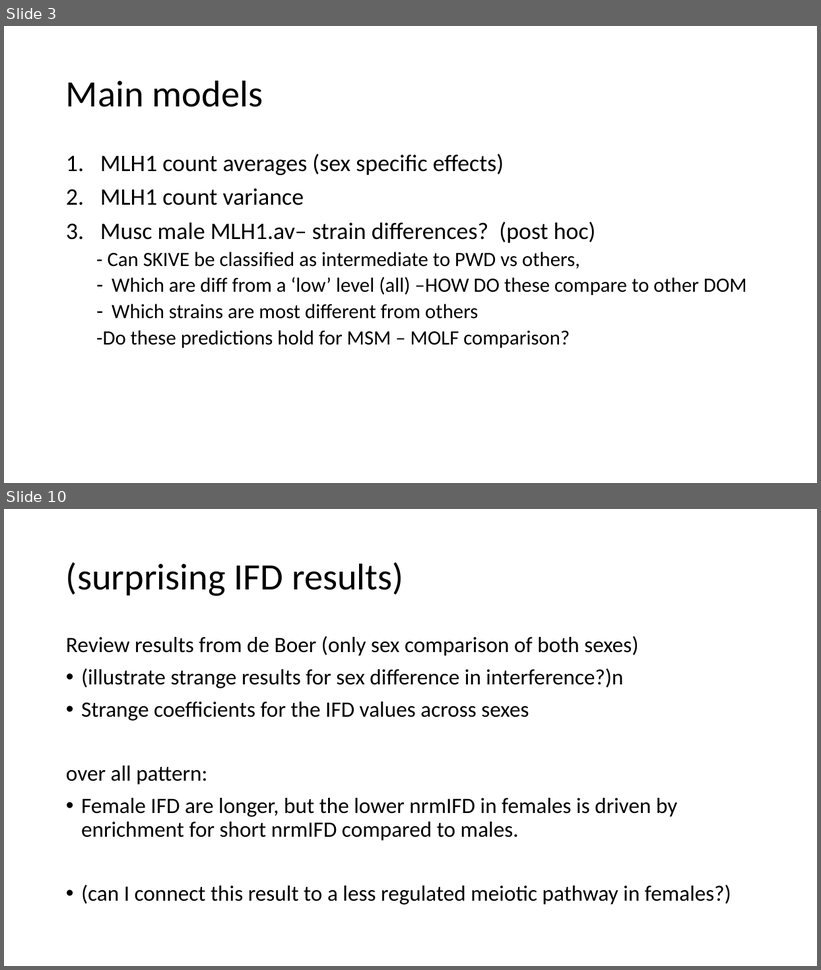
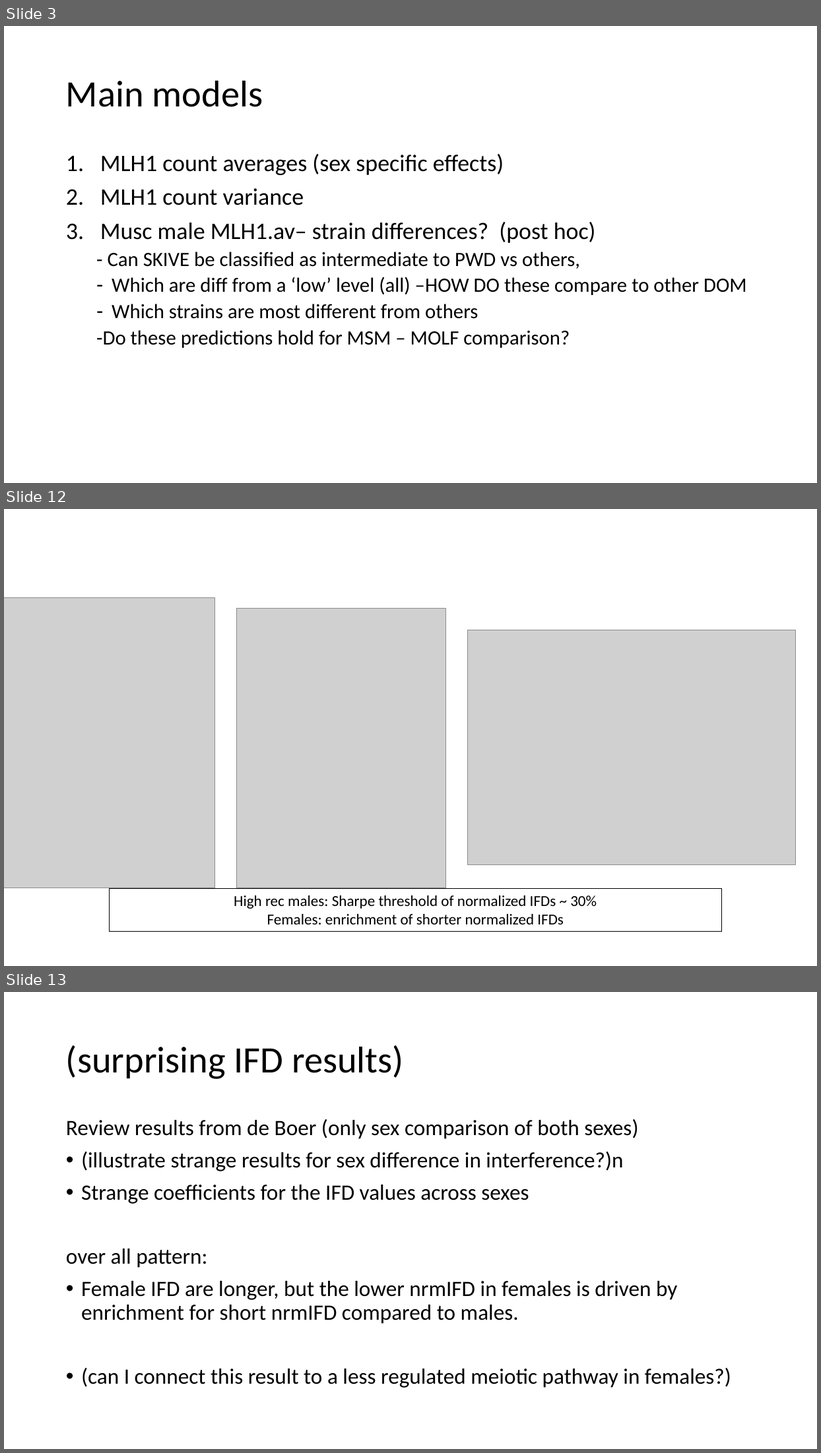
Before and after one commit to petersoapes/MLH1repo, a slide deck: AP_labMeeting_2.12.20.pptx. Shown one above the other, each under a label of ours: slides 3 and 10 before the commit, slides 3, 12 and 13 after it; the slides between them are not shown. The pictures are 821x970 and 821x1453 pixels, drawn with LibreOffice and Linux fonts; fonts in the diff are those of the drawing; grey boxes stand for pictures. Boxes give left, top, right and bottom in pixels: in the first picture for what was removed or moved away, otherwise in the second. Text is boxed around its words. In the diff, an @@ line names an element or a change of style, - is before the commit and + after.

```diff
--- a/AP_labMeeting_2.12.20.pptx
+++ b/AP_labMeeting_2.12.20.pptx
@@ slide 12 added at [4, 509, 817, 966], background #FFFFFF @@
@@ picture added at [4, 597, 215, 888] @@
@@ picture added at [236, 609, 446, 889] @@
@@ picture added at [467, 630, 796, 865] @@
@@ rectangle added at [110, 889, 722, 932], fill #FFFFFF, outline #000000 0.75 pt, 18 pt, text #000000 @@
+High rec males: Sharpe threshold of normalized IFDs ~ 30%
+Females: enrichment of shorter normalized IFDs
@@ what was slide 10 is now slide 13 @@
```
Also in this commit, not shown: 4 slides changed, 5 other slides added, 3 slides removed.
